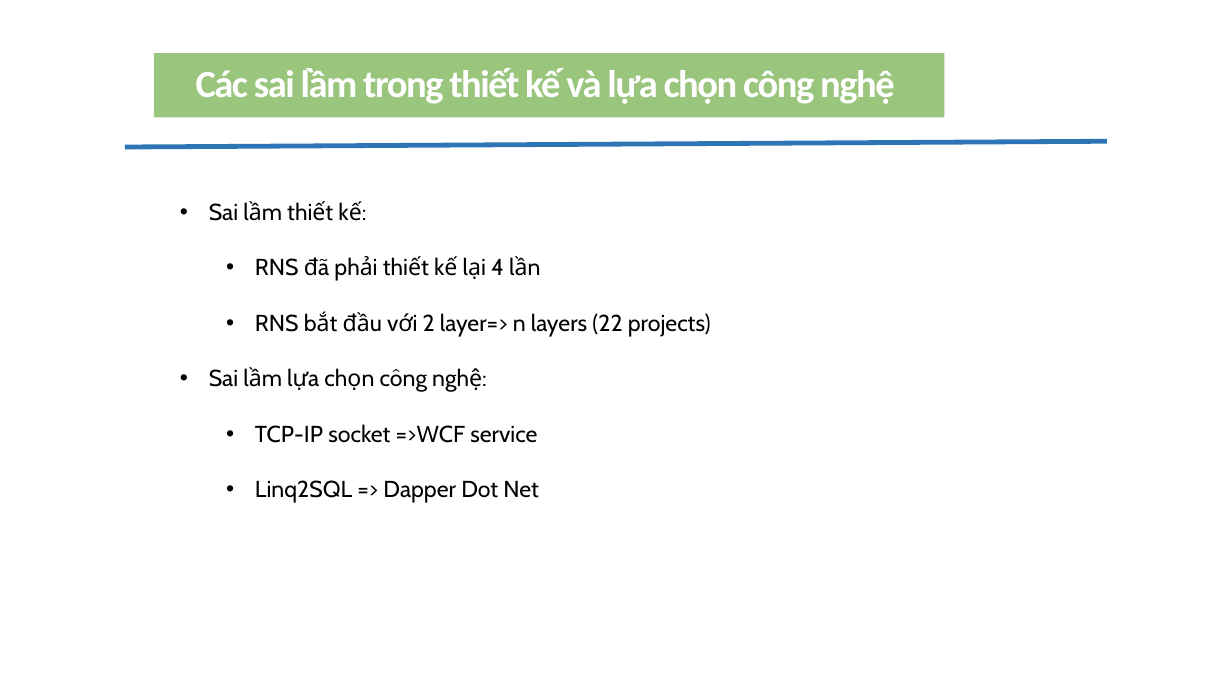
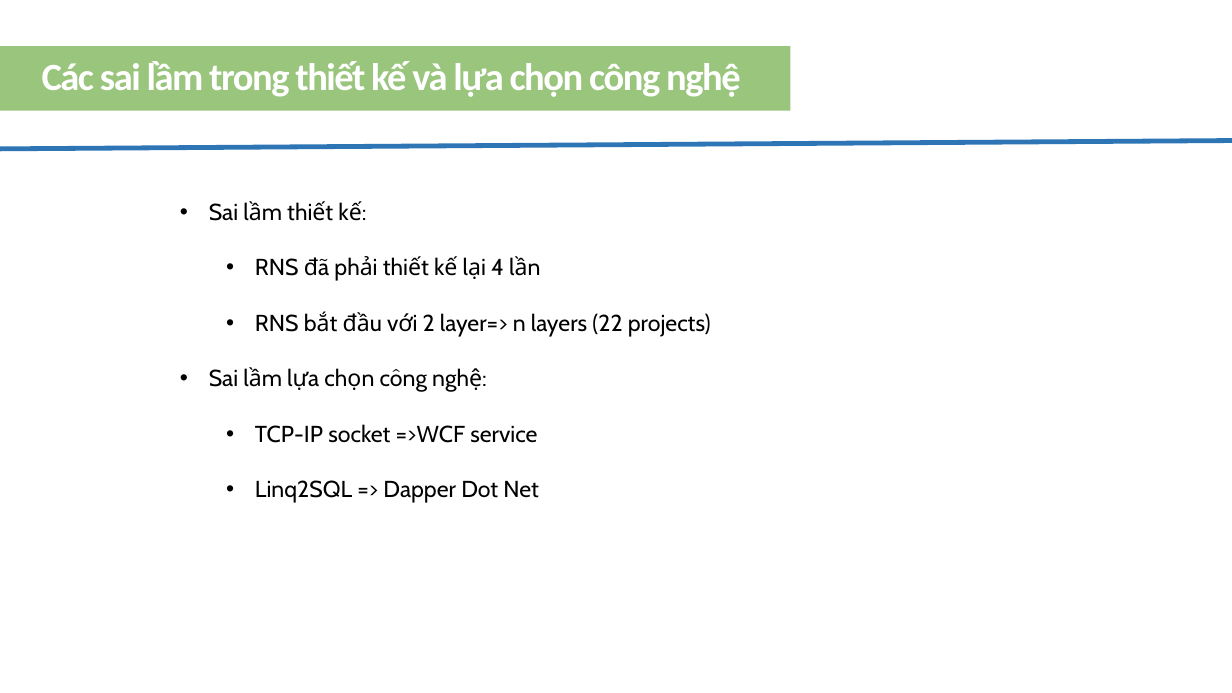
Before and after one commit to lekhasy/RawNotification, a slide deck: slide 16 of Working Individual/SyLK/Presentation.pptx (slide 15 before the commit). Drawn at 1232x693 pixels with LibreOffice and Linux fonts; fonts in the diff are those of the drawing. Boxes give left, top, right and bottom in pixels: in the first picture for what was removed or moved away, otherwise in the second. Text is boxed around its words. In the diff, an @@ line names an element or a change of style, - is before the commit and + after.

```diff
--- a/Working Individual/SyLK/Presentation.pptx
+++ b/Working Individual/SyLK/Presentation.pptx
@@ rectangle "Các sai lầm trong thiết ..." moved from (x1=154, y1=53, x2=945, y2=117) to (x1=0, y1=46, x2=790, y2=111) @@
@@ line moved from (125, 147) - (1107, 141) to (0, 149) - (1232, 140) @@
```
Also in this commit, not shown: 12 other slides changed, 1 slide added.
